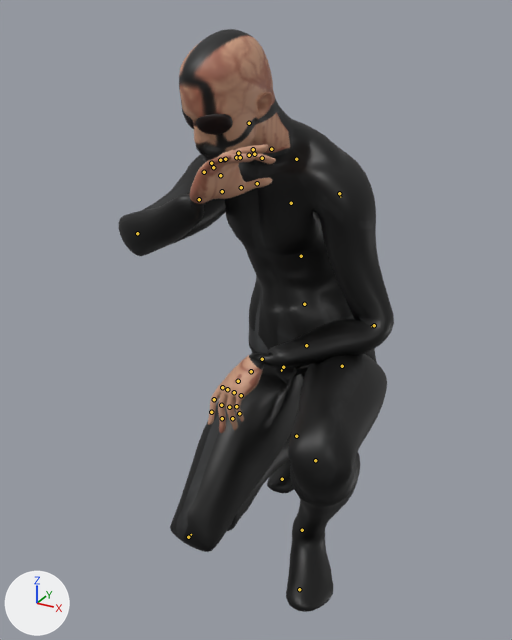
What one commit did to the FBX model Holo-agent/Holo-agent/Content/Models/new/HD/BONE_RECORDING_CROUCH.FBX.
The view is the same before and after, from a 50 mm lens placed at (45.8, -104.2, 129.5), pointed at (-3.1, -15.3, 85.0). The lights are fixed; the arrows at lower left show +X, +Y and +Z. Both versions are drawn at frame 42 of the action 'Take 001'; the numbers are the values there. The bones that bend it are drawn over the model as lines.

Names of what the first picture shows: 'ziomeczek001'.
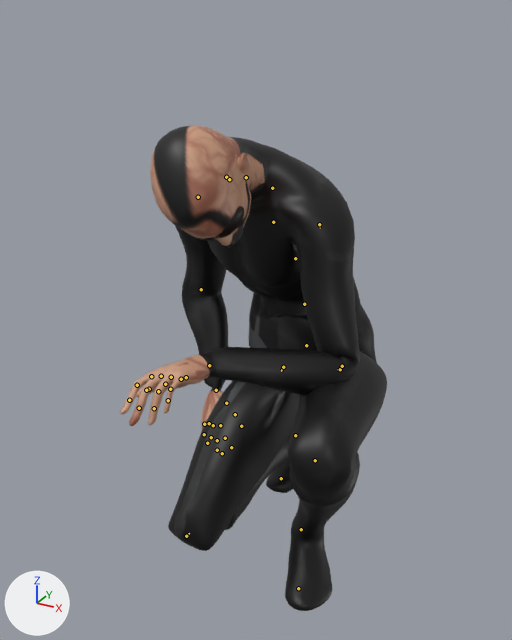
Boxes [x1, y1, x2, y2] around the edits, measured in the pictures (512 x 640 px):
'ziomeczek001', posed (17% shorter): before [118, 29, 394, 612]; after [120, 125, 387, 611]
bone 'bone12', root to tip: before (301, 256) to (300, 254); after (295, 258) to (295, 257)
bone 'bone13', root to tip: before (291, 203) to (290, 202); after (273, 222) to (273, 221)
bone 'bone38', root to tip: before (271, 149) to (271, 148); after (246, 177) to (245, 177)
bone 'bone39', root to tip: before (249, 123) to (248, 122); after (226, 177) to (226, 176)
bone 'bone15', root to tip: before (339, 193) to (340, 197); after (319, 224) to (320, 228)
bone 'bone16', root to tip: before (374, 325) to (371, 326); after (340, 369) to (337, 369)
bone 'bone17', root to tip: before (262, 359) to (261, 360); after (209, 365) to (208, 365)
bone 'bone18', root to tip: before (222, 387) to (222, 388); after (151, 376) to (151, 376)
bone 'bone19', root to tip: before (214, 399) to (214, 400); after (137, 385) to (137, 385)
bone 'bone22', root to tip: before (227, 389) to (227, 390); after (161, 376) to (160, 376)
bone 'bone23', root to tip: before (221, 405) to (221, 405); after (146, 390) to (146, 390)
bone 'bone30', root to tip: before (234, 392) to (234, 393); after (171, 377) to (171, 377)
bone 'bone31', root to tip: before (229, 407) to (230, 407); after (158, 391) to (158, 391)
bone 'bone27', root to tip: before (236, 406) to (237, 407); after (170, 389) to (170, 389)
bone 'bone42', root to tip: before (220, 175) to (219, 177); after (198, 197) to (198, 199)
bone 'bone43', root to tip: before (137, 233) to (139, 233); after (201, 289) to (201, 292)

The change in detail:
Bone 'bone11' (bone_bone11) turns from (9, -2, -4) to (23, -4, -5) degrees about its own x, y and z.
Bone 'bone12' (bone_bone12) turns from (18, -5, -5) to (33, -6, -7) degrees about its own x, y and z.
Bone 'bone13' (bone_bone13) turns from (18, -5, -5) to (2, -3, -2) degrees about its own x, y and z.
Bone 'bone38' (bone_bone38) turns from (2, -8, -1) to (17, 9, -13) degrees about its own x, y and z.
Bone 'bone39' (bone_bone39) turns from (-2, 1, -2) to (14, 23, 10) degrees about its own x, y and z.
Bone 'bone15' (bone_bone15) turns from (44, -10, 16) to (21, -10, 39) degrees about its own x, y and z.
Bone 'bone16' (bone_bone16) turns from (79, -26, 1) to (60, 30, 116) degrees about its own x, y and z.
Bone 'bone17' (bone_bone17) turns from (42, 166, 4) to (-28, 44, -40) degrees about its own x, y and z.
Bone 'bone18' (bone_bone18) turns from (29, 0, 14) to (35, 0, 14) degrees about its own x, y and z.
Bone 'bone19' (bone_bone19) turns from (23, 0, 0) to (30, 0, 0) degrees about its own x, y and z.
Bone 'bone22' (bone_bone22) turns from (41, 0, 16) to (44, 0, 16) degrees about its own x, y and z.
Bone 'bone23' (bone_bone23) turns from (15, 0, 3) to (21, -1, 3) degrees about its own x, y and z.
Bone 'bone30' (bone_bone30) turns from (47, -1, 15) to (50, -1, 16) degrees about its own x, y and z.
Bone 'bone31' (bone_bone31) turns from (22, -1, 4) to (27, -1, 5) degrees about its own x, y and z.
Bone 'bone27' (bone_bone27) turns from (30, -1, 8) to (35, -1, 8) degrees about its own x, y and z.
Bone 'bone42' (bone_bone42) turns from (-13, 30, -92) to (50, -6, -31) degrees about its own x, y and z.
Bone 'bone43' (bone_bone43) turns from (82, 10, 20) to (46, 9, 7) degrees about its own x, y and z.
Bone 'bone06' (bone_bone06) turns from (46, 4, -19) to (46, 4, -20) degrees about its own x, y and z.
